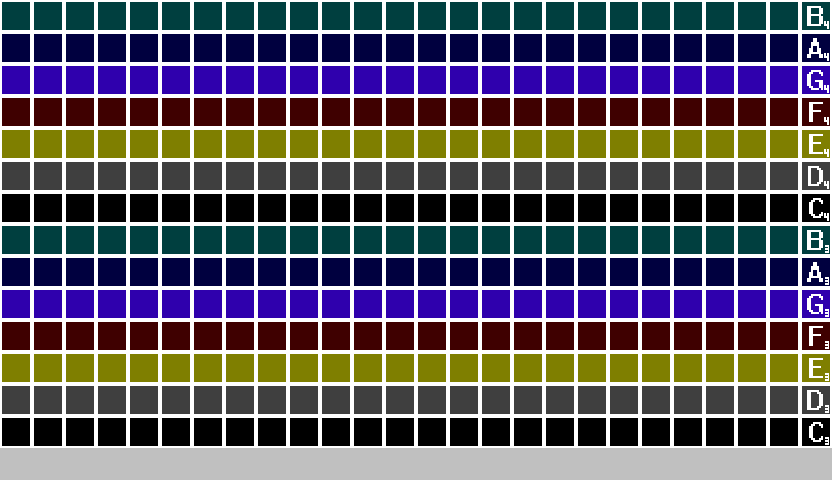
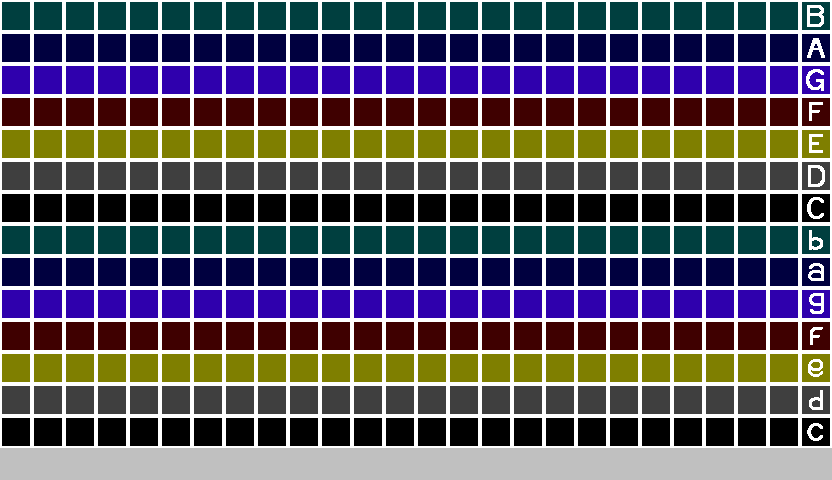
Layers edited between the first and the second (832, 480) image:
removed layer "Layer" over (807, 6, 829, 445)
painted on "Pasted Layer" over (806, 5, 825, 441)
